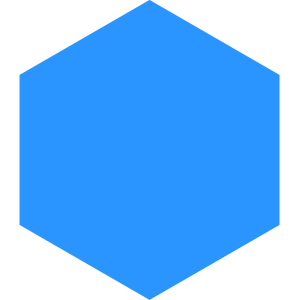
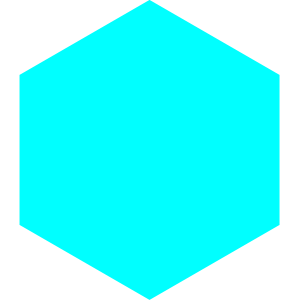
Before/after of a 300×300 layered artwork. What changed in the layer stack:
painted on "Highlighted" over [19, 0, 280, 300]
